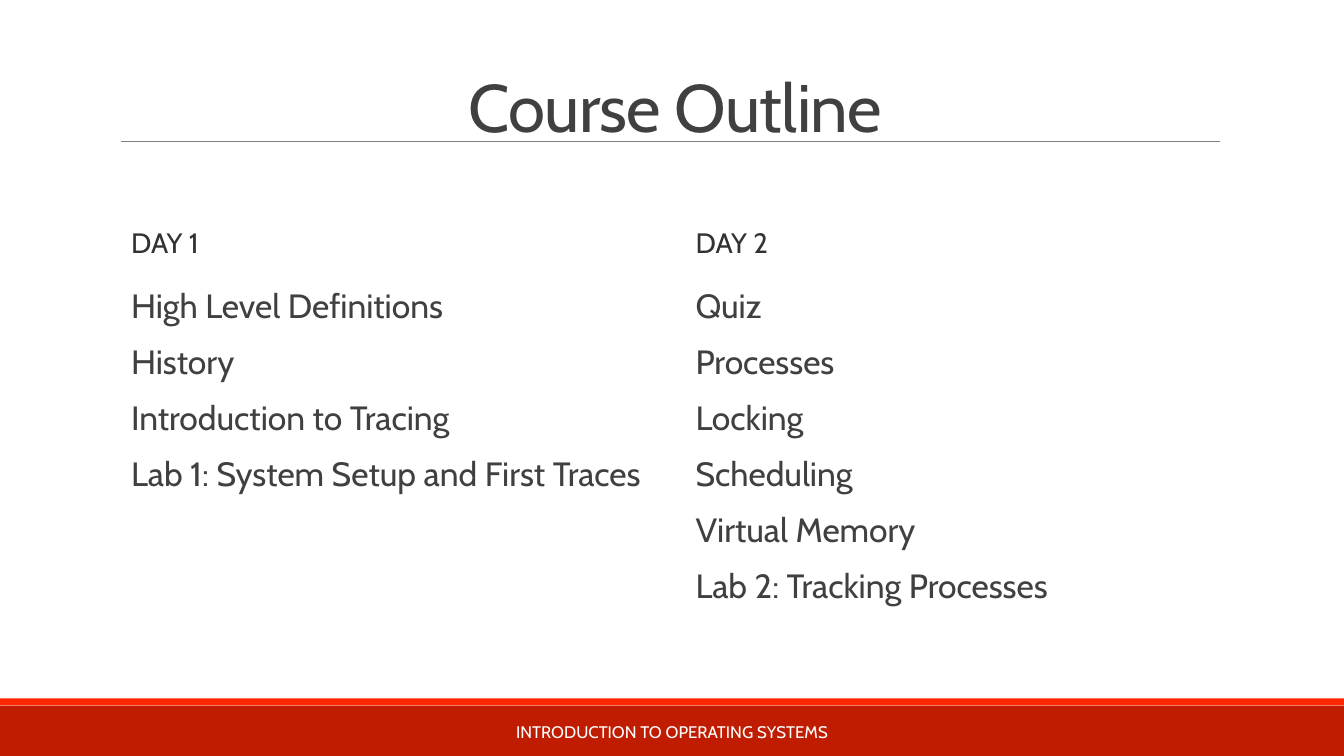
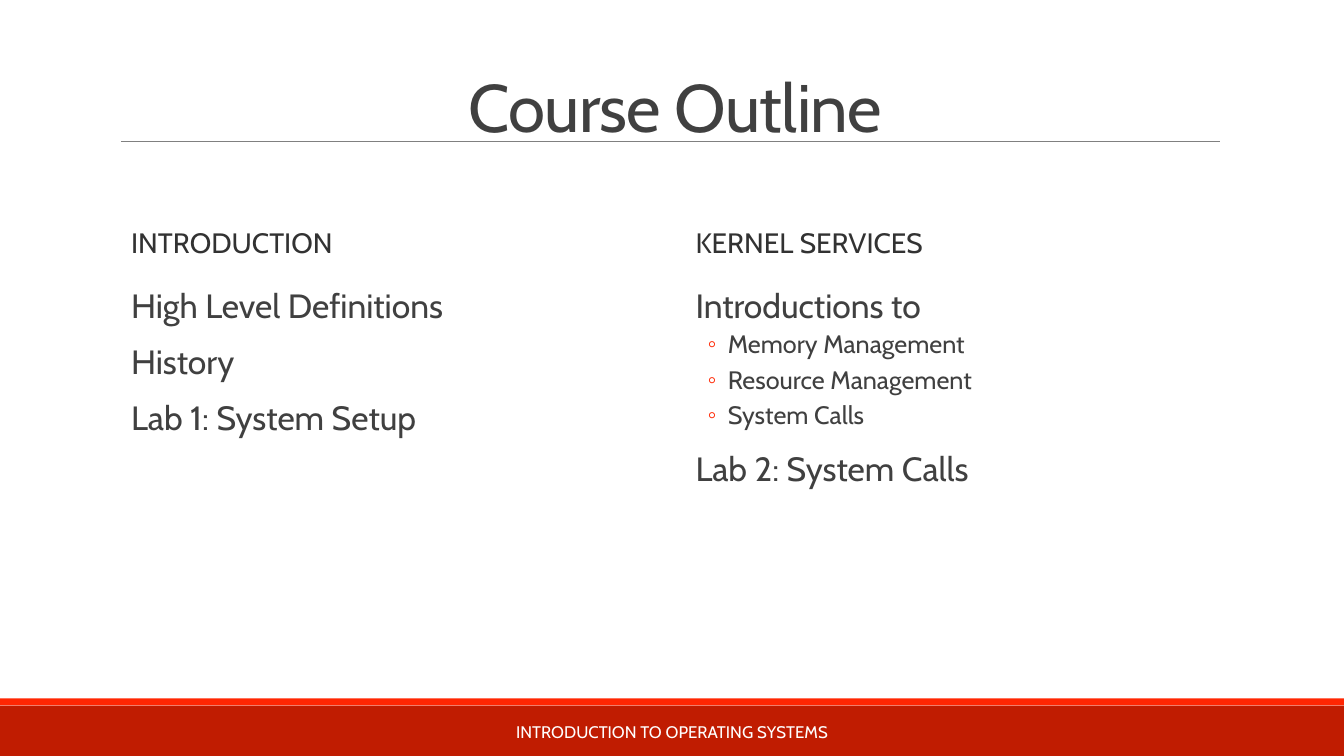
Before and after one commit to teachbsd/course, a slide deck: slide 3 of undergraduate/lectures/introduction.pptx. Drawn at 1344x756 pixels with LibreOffice and Linux fonts; fonts in the diff are those of the drawing; background and template pictures are left out. Boxes give left, top, right and bottom in pixels: in the first picture for what was removed or moved away, otherwise in the second. Text is boxed around its words. In the diff, an @@ line names an element or a change of style, - is before the commit and + after.

Commit message:
Complete draft for Darmstadt, Feb 2017 course

```diff
--- a/undergraduate/lectures/introduction.pptx
+++ b/undergraduate/lectures/introduction.pptx
@@ text at (131,233,333,254): text changed @@
-DAY 1
+INTRODUCTION
@@ text at (696,233,923,254): text changed @@
-DAY 2
+KERNEL SERVICES
@@ text at (696,293,971,489): text changed; size 24 to 18 pt @@
-  Quiz
-  Processes
-  Locking
-  Scheduling
-  Virtual Memory
-  Lab 2: Tracking Processes
+  Introductions to
+  ◦ Memory Management
+  ◦ Resource Management
+  ◦ System Calls
+  Lab 2: System Calls
@@ text at (131,405,416,438): text changed @@
-  Introduction to Tracing
-  Lab 1: System Setup and First Traces
+  Lab 1: System Setup
```
Also in this commit, not shown: 9 other slides changed, 2 slides added, 1 slide removed.
